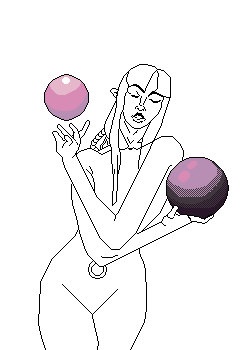
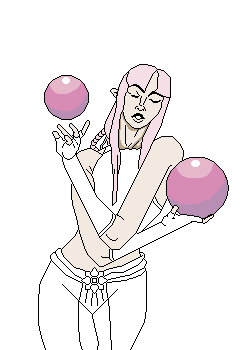
Layers edited between the first and the second 248×350 image:
painted on "Pintar camada 1" over [38, 65, 228, 350]
